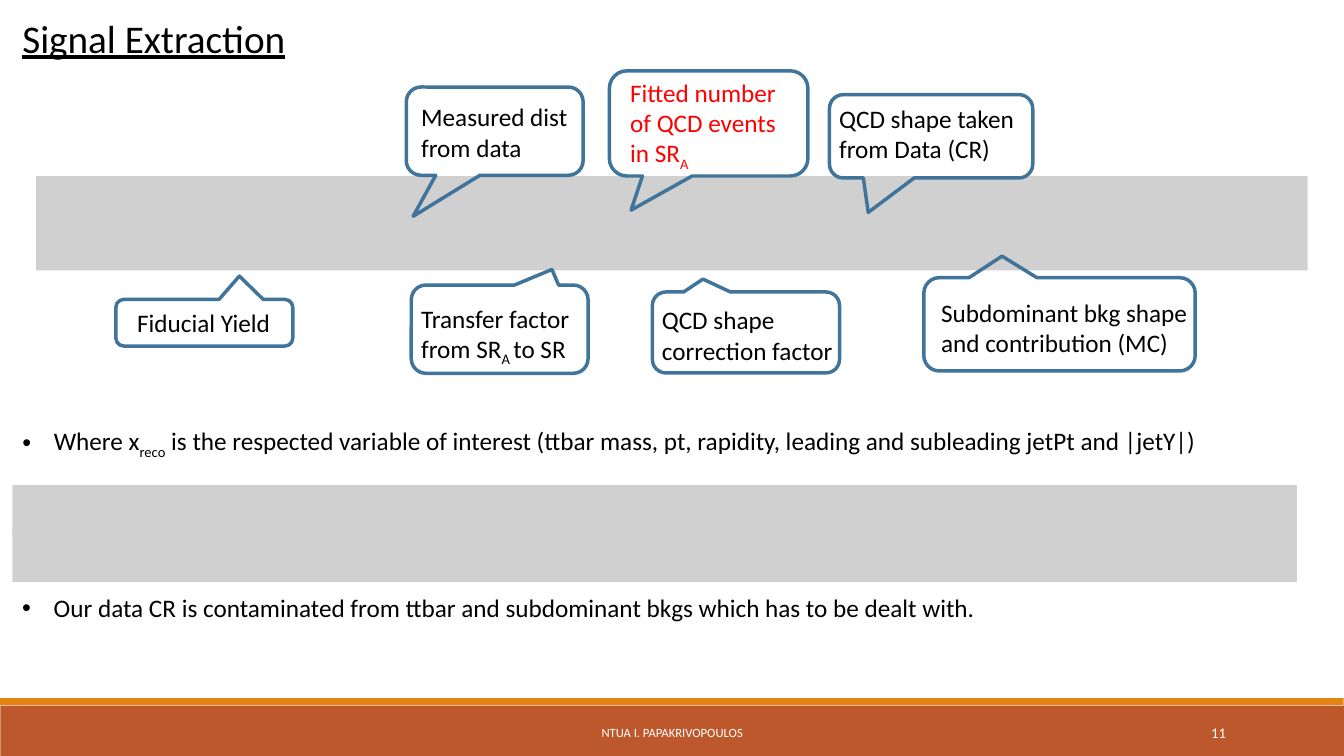
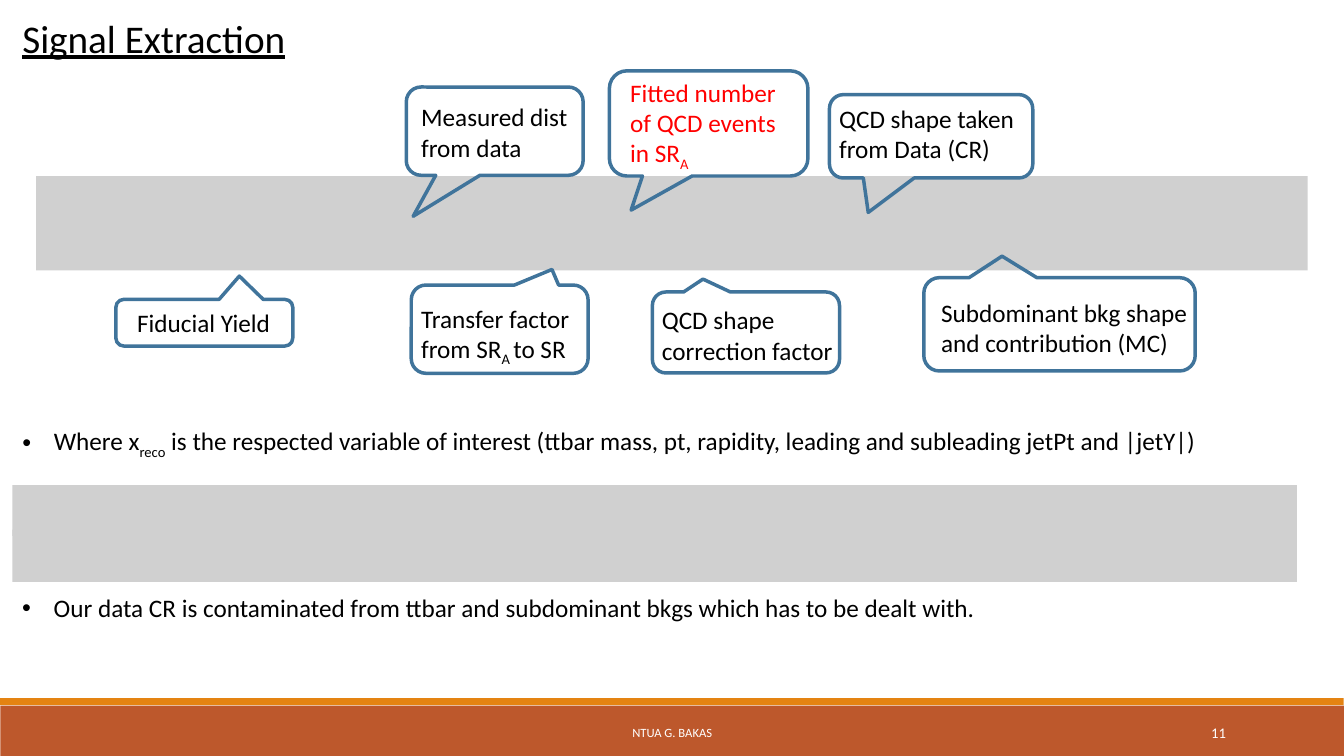
Before and after one commit to georgebakas/HEP-NTUA, a slide deck: slide 11 of Documents for Progress/AnalysisStatus_ttX_NTUA.pptx. Drawn at 1344x756 pixels with LibreOffice and Linux fonts; fonts in the diff are those of the drawing; grey boxes stand for pictures; background and template pictures are left out. Boxes give left, top, right and bottom in pixels: in the first picture for what was removed or moved away, otherwise in the second. Text is boxed around its words. In the diff, an @@ line names an element or a change of style, - is before the commit and + after.

```diff
--- a/Documents for Progress/AnalysisStatus_ttX_NTUA.pptx
+++ b/Documents for Progress/AnalysisStatus_ttX_NTUA.pptx
@@ text at bbox=[632, 729, 712, 737]: text changed @@
-NTUA I. PAPAKRIVOPOULOS
+NTUA G. BAKAS
```
Also in this commit, not shown: 27 other slides changed, 2 slides removed, 4 other files.
